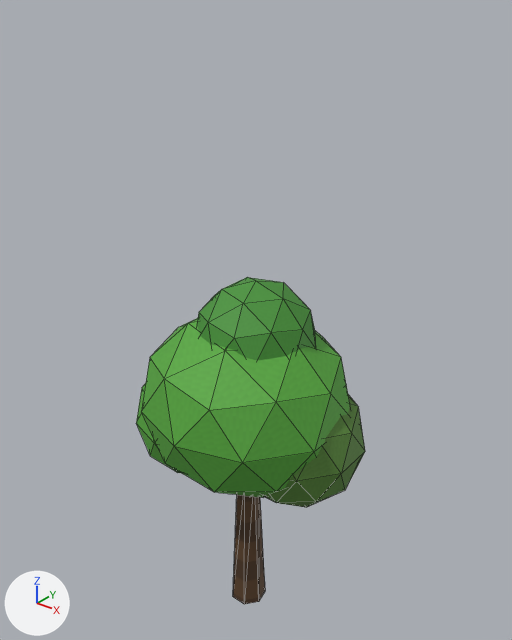
Renders of the glTF model public/models/citykit/tree-deciduous-lod0.glb from each side of a commit.
Before and after are seen from a 50 mm lens placed at (4.32, -5.24, 7.21), pointed at (-0.03, 0.19, 3.84). Arrows for +X, +Y and +Z are at lower left; the lights stay in place. The first picture is the older version. Mesh edges are drawn as thin lines. Vertices at exactly the same position are counted once.

Names of what the first picture shows: 'tree-deciduous-lod0'.
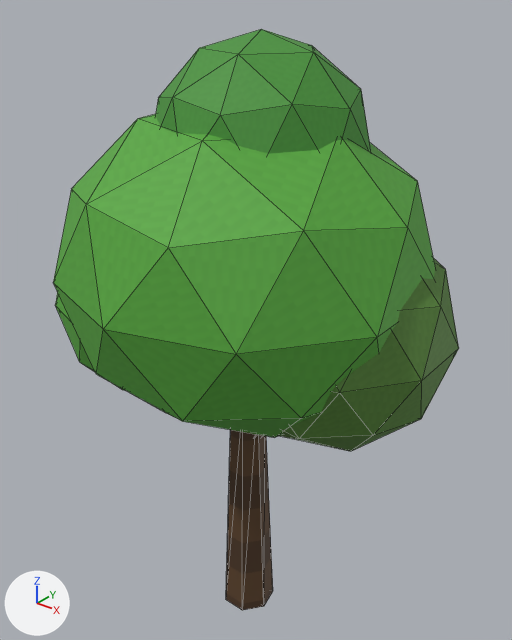
Diff of the bpy script that builds the scene:
```diff
--- a/public/models/citykit/tree-deciduous-lod0.glb.py
+++ b/public/models/citykit/tree-deciduous-lod0.glb.py
@@ me_tree_deciduous_lod0 @@
 # used by ob_tree_deciduous_lod0; location = (0.0, 0.0, 0.0)
-me_tree_deciduous_lod0.from_pydata(...)  # 202 vertices, 376 faces; spans x -1.2..1.32, y -1.16..1.16, z 0.0..4.36
+me_tree_deciduous_lod0.from_pydata(...)  # 202 vertices, 376 faces; spans x -1.94..2.1, y -1.89..1.89, z 0.0..6.78
+# me_tree_deciduous_lod0 part 1: the loose piece of 42 vertices spanning x -1.16..1.16, y -1.16..1.16, z 1.88..4.02 is scaled about its middle by (1.61, 1.63, 1.59), then moved by (0.0, 0.0, 1.6)
+# me_tree_deciduous_lod0 part 2: the loose piece of 14 vertices spanning x -0.21..0.21, y -0.2..0.22, z 0.0..1.96 is scaled about the mesh origin by (1.46, 1.46, 1.58)
+# me_tree_deciduous_lod0 part 3: the loose piece of 42 vertices spanning x -0.16..1.32, y -0.63..0.93, z 1.82..3.38 is scaled about its middle by 1.59, then moved by (0.34, 0.09, 1.42)
+# me_tree_deciduous_lod0 part 4: the loose piece of 42 vertices spanning x -1.2..0.2, y -0.98..0.5, z 1.92..3.4 is scaled about its middle by 1.59, then moved by (-0.32, -0.1, 1.46)
+# me_tree_deciduous_lod0 part 5: the loose piece of 42 vertices spanning x -0.59..0.71, y -0.6..0.76, z 3.0..4.36 is scaled about its middle by 1.59, then moved by (0.02, 0.06, 2.02)
+# other edits to the shape of me_tree_deciduous_lod0 do not show in these pictures
 me_tree_deciduous_lod0.materials.append(mat_kit_atlas)
```

What differs and where, as boxes [x1, y1, x2, y2] in the pictures (512 x 640 px; the box of a moved part takes in the faces that stretch with it):
'tree-deciduous-lod0', reshaped (77% wider, 77% taller)
    before: [136, 277, 365, 604]
    after: [53, 29, 459, 610]
part 1 of me_tree_deciduous_lod0, moved or reshaped
    before: [141, 318, 350, 498]
    after: [53, 114, 435, 438]
part 2 of me_tree_deciduous_lod0, moved or reshaped
    before: [233, 495, 265, 604]
    after: [226, 430, 273, 610]
part 3 of me_tree_deciduous_lod0, moved or reshaped
    before: [263, 394, 365, 507]
    after: [280, 259, 459, 451]
part 4 of me_tree_deciduous_lod0, moved or reshaped
    before: [136, 383, 181, 473]
    after: [55, 292, 124, 390]
part 5 of me_tree_deciduous_lod0, moved or reshaped
    before: [197, 277, 316, 361]
    after: [155, 29, 371, 154]
